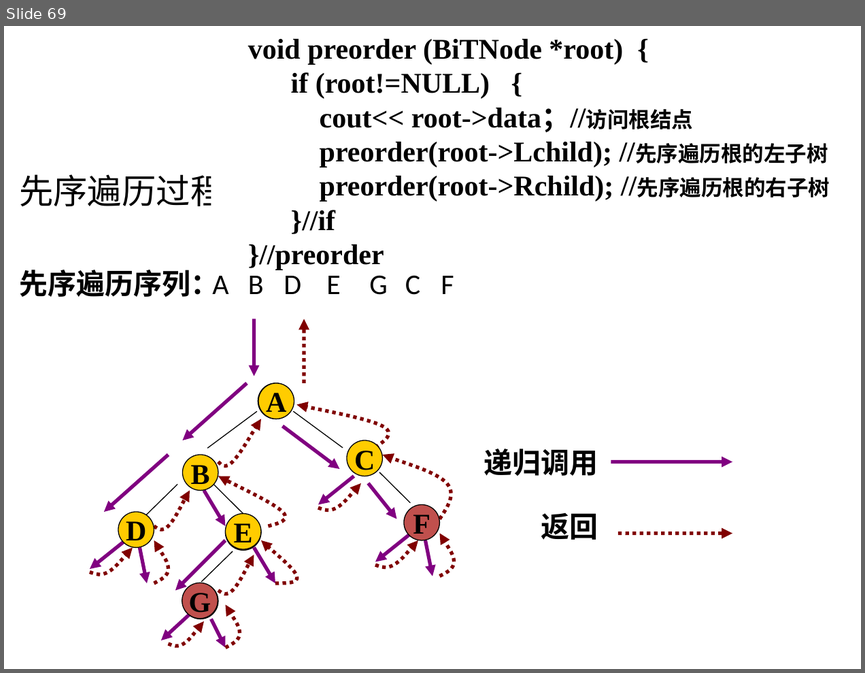
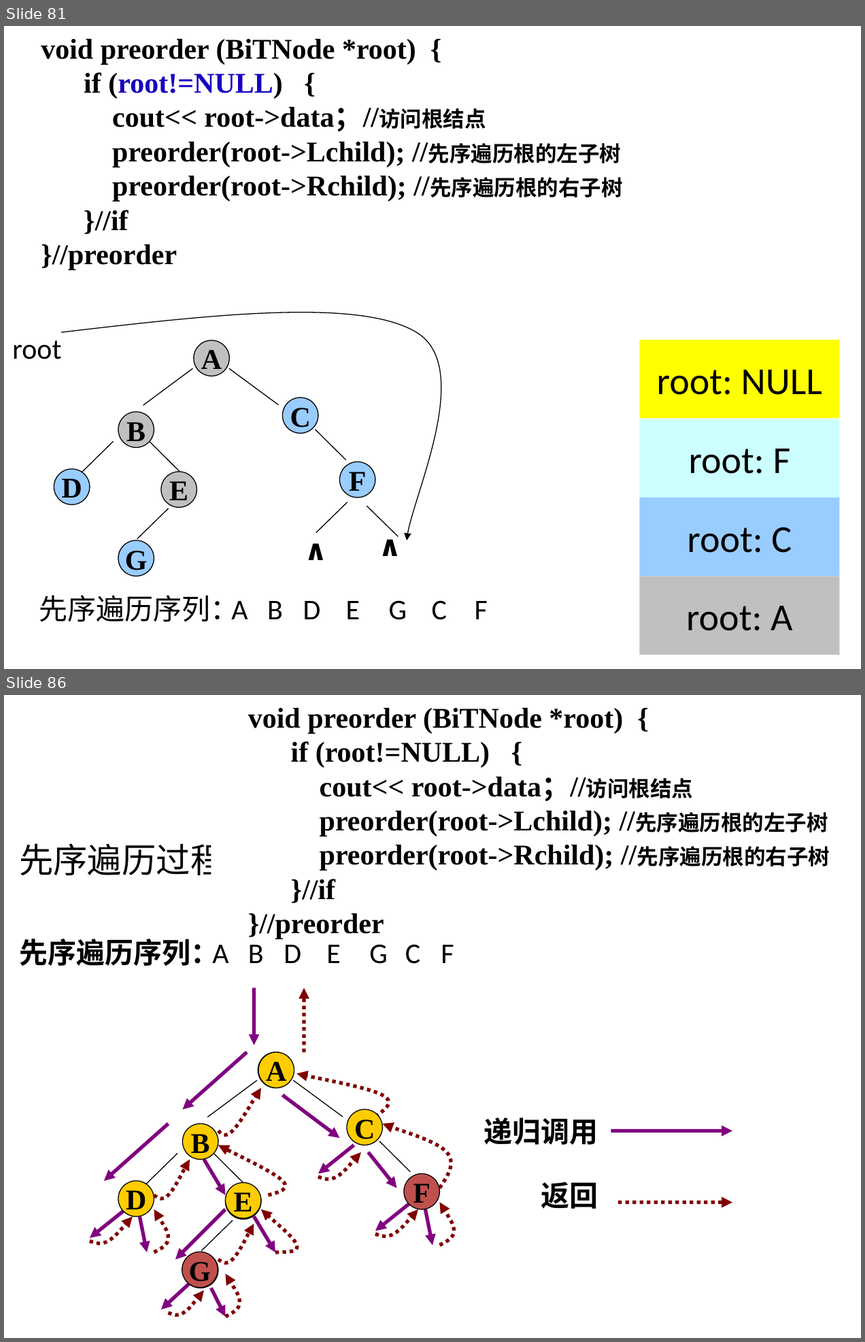
Before and after one commit to Gempittance/Data_Structur_Build, a slide deck: 数据结构PPT/ds6.pptx. Shown one above the other, each under a label of ours: slide 69 before the commit, slides 81 and 86 after it; the slides between them are not shown. The pictures are 865x673 and 865x1342 pixels, drawn with LibreOffice and Linux fonts; fonts in the diff are those of the drawing. Boxes give left, top, right and bottom in pixels: in the first picture for what was removed or moved away, otherwise in the second. Text is boxed around its words. In the diff, an @@ line names an element or a change of style, - is before the commit and + after.

```diff
--- a/数据结构PPT/ds6.pptx
+++ b/数据结构PPT/ds6.pptx
@@ slide 81 added at [4, 26, 861, 669], background #FFFFFF @@
@@ text added at [41, 39, 623, 270], 24 pt, text #000000, bold @@
+void preorder (BiTNode *root) {
+if (root!=NULL) {
+cout<< root->data；//访问根结点
+preorder(root->Lchild); //先序遍历根的左子树
+preorder(root->Rchild); //先序遍历根的右子树
+}//if
+}//preorder
@@ freeform shape added at [61, 297, 475, 540], outline #000000 0.75 pt @@
@@ text added at [12, 340, 61, 359], 24 pt, text #000000 @@
+root
@@ ellipse added at [193, 340, 229, 376], fill #C0C0C0, outline #000000 0.75 pt, 24 pt, text #000000, bold @@
+A
@@ rectangle added at [640, 339, 839, 418], fill #FFFF00, 32 pt, text #000000 @@
+root: NULL
@@ line added from (192, 369) to (143, 405), #000000 0.75 pt @@
@@ line added from (229, 369) to (278, 405), #000000 0.75 pt @@
@@ ellipse added at [118, 412, 154, 448], fill #C0C0C0, outline #000000 0.75 pt, 24 pt, text #000000, bold @@
+B
@@ ellipse added at [283, 397, 318, 433], fill #99CCFF, outline #000000 0.75 pt, 24 pt, text #000000, bold @@
+C
@@ line added from (315, 429) to (346, 460), #000000 0.75 pt @@
@@ rectangle added at [640, 418, 839, 497], fill #CCFFFF, 32 pt, text #000000 @@
+root: F
@@ line added from (113, 441) to (82, 471), #000000 0.75 pt @@
@@ line added from (150, 441) to (181, 471), #000000 0.75 pt @@
@@ ellipse added at [54, 469, 90, 505], fill #99CCFF, outline #000000 0.75 pt, 24 pt, text #000000, bold @@
+D
@@ ellipse added at [161, 471, 197, 507], fill #C0C0C0, outline #000000 0.75 pt, 24 pt, text #000000, bold @@
+E
@@ ellipse added at [340, 461, 376, 497], fill #99CCFF, outline #000000 0.75 pt, 24 pt, text #000000, bold @@
+F
@@ line added from (169, 508) to (137, 538), #000000 0.75 pt @@
@@ line added from (347, 501) to (316, 533), #000000 0.75 pt @@
@@ line added from (366, 506) to (398, 536), #000000 0.75 pt @@
@@ rectangle added at [640, 497, 839, 576], fill #99CCFF, 32 pt, text #000000 @@
+root: C
@@ text added at [304, 531, 332, 566], 24 pt, text #000000, bold @@
+∧
@@ text added at [379, 528, 407, 563], 24 pt, text #000000, bold @@
+∧
@@ ellipse added at [118, 540, 154, 576], fill #99CCFF, outline #000000 0.75 pt, 24 pt, text #000000, bold @@
+G
@@ rectangle added at [640, 576, 839, 655], fill #C0C0C0, 32 pt, text #000000 @@
+root: A
@@ text added at [39, 594, 239, 622], 24 pt, text #000000 @@
+先序遍历序列：
@@ text added at [231, 601, 247, 619], 24 pt, text #000000 @@
+A
@@ text added at [267, 601, 283, 619], 24 pt, text #000000 @@
+B
@@ text added at [303, 601, 321, 619], 24 pt, text #000000 @@
+D
@@ text added at [346, 601, 360, 619], 24 pt, text #000000 @@
+E
@@ text added at [389, 600, 407, 620], 24 pt, text #000000 @@
+G
@@ text added at [432, 600, 447, 620], 24 pt, text #000000 @@
+C
@@ text added at [475, 601, 487, 619], 24 pt, text #000000 @@
+F
@@ what was slide 69 is now slide 86 @@
```
Also in this commit, not shown: 20 slides changed, 16 other slides added.
